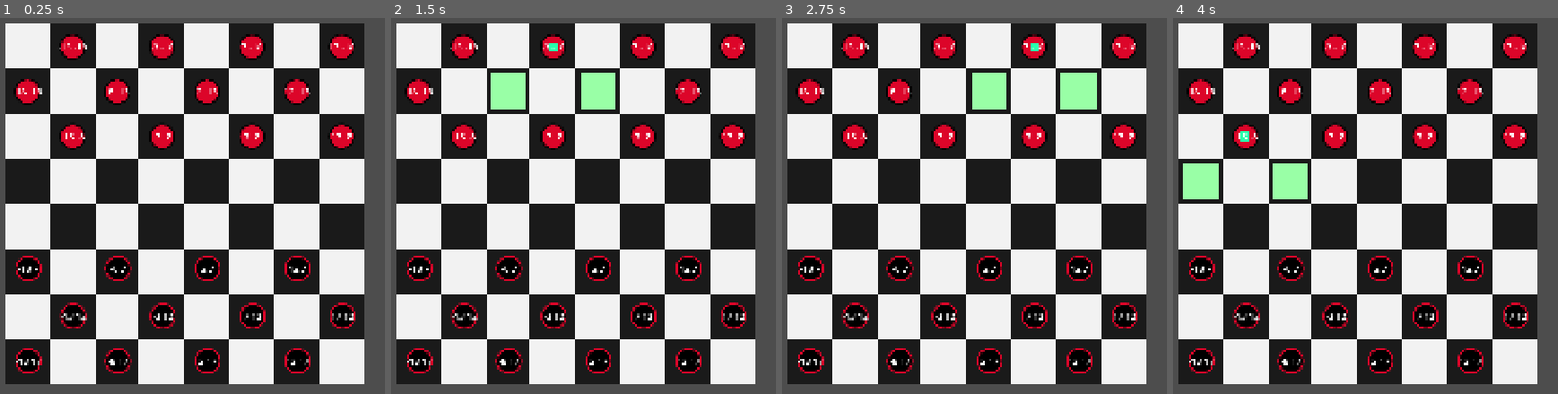
Above: before the commit, frames 1-4 (left to right).
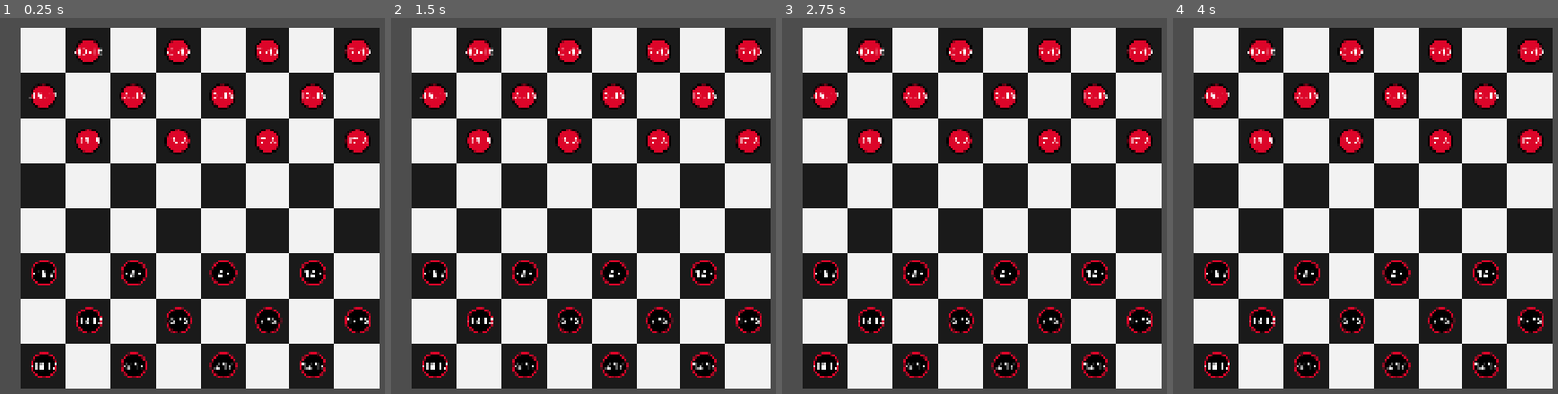
Above: after the commit, the same moments.

Repository: JakeFreedom/PacktNetworking
Game: Godot game, scene res://Checkers/CheckerBoard.tscn
The game is run twice, just before and just after one commit, with the same random seed, the same clock (stepped at 60 frames per second) and the same inputs.
Inputs (mouse positions are in pixels of both pictures, inside the frame that each line leads up to):
- Up to frame 1 (0.25 s): no input
- Up to frame 2 (1.5 s): tap Enter at 0.5 s; move the mouse to (464, 48) at 0.52 s; click (464, 48) at 0.67 s; tap Space at 1.25 s; move the mouse to (552, 48) at 1.27 s; click (552, 48) at 1.42 s
- Up to frame 3 (2.75 s): tap Enter at 2 s; move the mouse to (1032, 48) at 2.02 s; click (1032, 48) at 2.17 s
- Up to frame 4 (4 s): tap Space at 2.75 s; move the mouse to (1515, 48) at 2.77 s; click (1515, 48) at 2.92 s; tap Enter at 3.5 s; move the mouse to (1246, 134) at 3.52 s; click (1246, 134) at 3.67 s

The runs differ from the first frame. In frame 1, 51% of the frame differs, in the area x 1-99%, y 1-99%; in frame 2, 51%; in frame 3, 51%; in frame 4, 52%.
Error before the commit: Invalid access to property or key '(22, -13)' on a base object of type 'Dictionary'. (res://Checkers/CheckerBoard.gd:250)

Commit message:
Moving and High Lighting is working much better.

Diff:
--- a/Checkers/CheckerBoard.gd
+++ b/Checkers/CheckerBoard.gd
@@ -99,24 +99,37 @@
 		#here is the logic to determine if this is a legal move or not
 		#we need to check to see if the space is on the board
 		#need to check to see if there is a piece on the cell(either our own or other player)
-		if not IsOnBoard(cell):
-
-			if not IsFreeCell(cell):
+		if IsOnBoard(cell):
+			if IsFreeCell(cell):
 				#is it us
 				if IsOurPiece(cell):
-					print("out piece was detected")
+					print("our piece was detected")
 					continue
+				else:
+					print("out piece was not detected")
+
 				if IsOpponent(cell):
+					print("opponent detected")
 					var capturingCell = cell + direction
 					if IsFreeCell(capturingCell):
+						print("capturing free cell")
 						available_cells.append(capturingCell)
-				else:
+			else:
+				if IsOpponent(cell):
+					print("opponent found")
+					var capturingCell = cell + direction
+					if IsFreeCell(capturingCell):
+						print("capturing free cell")
+						available_cells.append(capturingCell)
+
+				if IsOurPiece(cell):
 					continue
-			else:
+
 				#available_cells.append(cell)
-				pass
+
 
 		if not capturing:
+			print("not capturing")
 			available_cells.append(cell)
 
 
@@ -138,6 +151,8 @@
 	freeCell.Selected.connect(FreeCellSelected)
 	freeCell.position = map_to_local(cell)
 	free_cell_container.add_child(freeCell)
+
+	#print(meta_board[cell])
 
 
 func FreeCellSelected(positionq: Vector2)-> void:
@@ -151,6 +166,7 @@
 	# 	#map_to_local(Vector2(position.x+0, position.y+0))
 	# else:
 	UpdateCells(local_to_map(selected_piece.position), positionq)
+	selected_piece.SetPositionLable(local_to_map(positionq))
 	selected_piece.position = positionq
 
 
@@ -173,6 +189,7 @@
 
 
 func toggle_local_turn() -> void:
+	print("toggle fucking turn"+str(current_turn))
 	if current_turn == Teams.BLACK:
 		current_turn = Teams.WHITE
 		enable_pieces(white_team)
@@ -180,11 +197,14 @@
 		current_turn = Teams.BLACK
 		enable_pieces(black_team)
 
-
+@rpc("any_peer", "call_local")
 func UpdateCells(previousCell, targetCell)-> void:
-	meta_board[targetCell] = meta_board[previousCell]
+	meta_board[local_to_map(targetCell)] = meta_board[previousCell]
 	meta_board[previousCell] = null
-	pass
+	print(meta_board)
+
+
+
 #RPC Methods
 @rpc("any_peer", "call_local")
 func toggle_turn() -> void:
@@ -233,21 +253,26 @@
 	# 	return false
 
 func IsOpponent(piece: Vector2i) -> bool:
-	if not meta_board[piece].team == current_turn:
-		return true
+	print(current_turn)
+
+	if meta_board[piece] != null:
+		print(meta_board[piece].team)
+		if meta_board[piece].team != current_turn:
+			return true
 
 	return false
 
 func IsFreeCell(piece: Vector2i)-> bool:
-	print("is free cell" + str(piece))
 	if not IsOnBoard(piece):
 		return false
 
 	return meta_board[piece] == null
 
 func IsOurPiece(piece: Vector2i) -> bool:
-	#print(meta_board[piece].team)
-	return meta_board[piece].team == current_turn
+	if not meta_board[piece] == null:
+		return meta_board[piece].team == current_turn
+
+	return false
 
 func CanCapture(piece: Node2D) -> bool:
 	var directions = GetPieceDirections(piece)
--- a/Checkers/CheckerBoard.tscn
+++ b/Checkers/CheckerBoard.tscn
@@ -45,7 +45,7 @@
 sources/5 = SubResource("TileSetAtlasSource_ak0rw")
 
 [node name="CheckerBoard" type="TileMapLayer"]
-position = Vector2(951, 551)
+position = Vector2(993, 563)
 scale = Vector2(0.75, 0.75)
 tile_map_data = PackedByteArray("AAD9//3/BQAIAAAAAAACAAIABQAIAAAAAAD9/wcABQAIAAAAAAAHAP3/BQAIAAAAAAAHAAcABQAIAAAAAAACAP …(944 unchanged characters)…
 tile_set = SubResource("TileSet_jl1j8")
